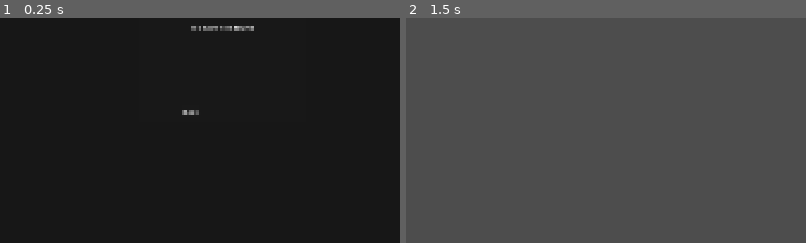
Above: before the commit, frames 1-2 (left to right).
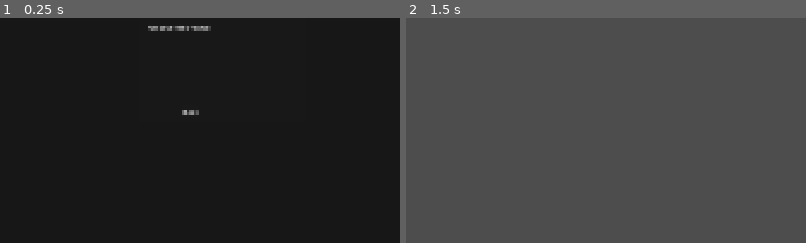
Above: after the commit, the same moments.

Repository: aaronleebrooks/weenieworld
Game: Godot game, scene res://scenes/ui/SaveSelectionMenu.tscn
Two runs of this game, one before a commit and one after it. Both use one fixed random seed, a clock stepped at 60 frames per second and the inputs below. This scene is started directly instead of the project's main scene.
Inputs:
- Up to frame 1 (0.25 s): no input
- Up to frame 2 (1.5 s): tap Enter at 0.5 s; click "Back" at 1.25 s
The pictures show only the part of the screen within x 22-72%, y 41-91%; the shares and areas given below are measured in that part.

The runs differ from the first frame. In frame 1, 0.5% of the frame differs, in the area x 37-64%, y 3-6%; in frame 2, nothing differs.

Commit message:
Add delete save functionality with confirmation dialog - No as primary action

Diff:
--- /dev/null
+++ b/scenes/ui/ConfirmationDialog.gd
@@ -0,0 +1,32 @@
+extends Control
+
+@onready var no_button = $DialogPanel/ButtonContainer/NoButton
+@onready var yes_button = $DialogPanel/ButtonContainer/YesButton
+
+signal confirmed()
+signal cancelled()
+
+var save_info: Dictionary
+
+func _ready():
+	no_button.pressed.connect(_on_no_pressed)
+	yes_button.pressed.connect(_on_yes_pressed)
+
+	# Set focus to No button (primary action)
+	no_button.grab_focus()
+
+func setup(save_data: Dictionary):
+	save_info = save_data
+
+func _on_no_pressed():
+	emit_signal("cancelled")
+	queue_free()
+
+func _on_yes_pressed():
+	emit_signal("confirmed")
+	queue_free()
+
+func _input(event):
+	# Handle escape key to cancel
+	if event.is_action_pressed("ui_cancel"):
+		_on_no_pressed()
--- /dev/null
+++ b/scenes/ui/ConfirmationDialog.tscn
@@ -0,0 +1,79 @@
+[gd_scene load_steps=2 format=3 uid="uid://exvn8yqxqxqx"]
+
+[ext_resource type="Script" path="res://scenes/ui/ConfirmationDialog.gd" id="1_0x0x0"]
+
+[node name="ConfirmationDialog" type="Control"]
+layout_mode = 3
+anchors_preset = 15
+anchor_right = 1.0
+anchor_bottom = 1.0
+script = ExtResource("1_0x0x0")
+
+[node name="Background" type="ColorRect" parent="."]
+layout_mode = 1
+anchors_preset = 15
+anchor_right = 1.0
+anchor_bottom = 1.0
+color = Color(0, 0, 0, 0.8)
+
+[node name="DialogPanel" type="Panel" parent="."]
+layout_mode = 1
+anchors_preset = 8
+anchor_left = 0.5
+anchor_top = 0.5
+anchor_right = 0.5
+anchor_bottom = 0.5
+offset_left = -150.0
+offset_top = -100.0
+offset_right = 150.0
+offset_bottom = 100.0
+
+[node name="Title" type="Label" parent="DialogPanel"]
+layout_mode = 1
+anchors_preset = 5
+anchor_left = 0.5
+anchor_right = 0.5
+offset_left = -50.0
+offset_top = 20.0
+offset_right = 50.0
+offset_bottom = 50.0
+text = "Delete Save?"
+horizontal_alignment = 1
+
+[node name="Message" type="Label" parent="DialogPanel"]
+layout_mode = 1
+anchors_preset = 8
+anchor_left = 0.5
+anchor_top = 0.5
+anchor_right = 0.5
+anchor_bottom = 0.5
+offset_left = -100.0
+offset_top = -20.0
+offset_right = 100.0
+offset_bottom = 20.0
+text = "Are you sure you want to delete this save file? This action cannot be undone."
+horizontal_alignment = 1
+vertical_alignment = 1
+autowrap_mode = 2
+
+[node name="ButtonContainer" type="HBoxContainer" parent="DialogPanel"]
+layout_mode = 1
+anchors_preset = 7
+anchor_left = 0.5
+anchor_top = 1.0
+anchor_right = 0.5
+anchor_bottom = 1.0
+offset_left = -120.0
+offset_top = -40.0
+offset_right = 120.0
+offset_bottom = -10.0
+
+[node name="NoButton" type="Button" parent="DialogPanel/ButtonContainer"]
+layout_mode = 2
+size_flags_horizontal = 3
+text = "No"
+
+[node name="YesButton" type="Button" parent="DialogPanel/ButtonContainer"]
+layout_mode = 2
+size_flags_horizontal = 3
+text = "Yes"
--- a/scenes/ui/SaveSelectionMenu.gd
+++ b/scenes/ui/SaveSelectionMenu.gd
@@ -1,19 +1,21 @@
 extends Control
 
-@onready var save_list = $MenuPanel/SaveList
-@onready var no_saves_label = $MenuPanel/SaveList/NoSavesLabel
+@onready var save_list = $MenuPanel/SaveList/SaveListContainer
+@onready var no_saves_label = $MenuPanel/SaveList/SaveListContainer/NoSavesLabel
 @onready var back_button = $MenuPanel/ButtonContainer/BackButton
 
 var save_buttons = []
+var save_containers = []
 
 func _ready():
 	back_button.pressed.connect(_on_back_button_pressed)
 	populate_save_list()
 
 func populate_save_list():
-	# Clear existing save buttons
-	for button in save_buttons:
-		button.queue_free()
+	# Clear existing save containers
+	for container in save_containers:
+		container.queue_free()
+	save_containers.clear()
 	save_buttons.clear()
 
 	# Get available save files
@@ -25,14 +27,28 @@
 
 	no_saves_label.visible = false
 
-	# Create buttons for each save file
+	# Create containers for each save file
 	for save_info in save_files:
-		var save_button = Button.new()
-		save_button.text = save_info["name"] + "\n" + save_info["time"]
-		save_button.custom_minimum_size = Vector2(0, 60)
-		save_button.pressed.connect(_on_save_selected.bind(save_info))
-		save_list.add_child(save_button)
-		save_buttons.append(save_button)
+		var save_container = HBoxContainer.new()
+		save_container.custom_minimum_size = Vector2(0, 60)
+
+		# Create load button
+		var load_button = Button.new()
+		load_button.text = save_info["name"] + "\n" + save_info["time"]
+		load_button.size_flags_horizontal = Control.SIZE_EXPAND_FILL
+		load_button.pressed.connect(_on_save_selected.bind(save_info))
+		save_container.add_child(load_button)
+		save_buttons.append(load_button)
+
+		# Create delete button
+		var delete_button = Button.new()
+		delete_button.text = "X"
+		delete_button.custom_minimum_size = Vector2(40, 0)
+		delete_button.pressed.connect(_on_delete_save_pressed.bind(save_info))
+		save_container.add_child(delete_button)
+
+		save_list.add_child(save_container)
+		save_containers.append(save_container)
 
 func _on_save_selected(save_info: Dictionary):
 	print("Loading save: ", save_info["name"])
@@ -45,5 +61,28 @@
 	queue_free()
 	get_node("/root/GameManager").change_scene(game_manager.GAME_SCENE)
 
+func _on_delete_save_pressed(save_info: Dictionary):
+	show_delete_confirmation(save_info)
+
+func show_delete_confirmation(save_info: Dictionary):
+	var dialog_scene = preload("res://scenes/ui/ConfirmationDialog.tscn")
+	var dialog = dialog_scene.instantiate()
+	dialog.setup(save_info)
+	dialog.confirmed.connect(_on_delete_confirmed.bind(save_info))
+	dialog.cancelled.connect(_on_delete_cancelled)
+	add_child(dialog)
+
+func _on_delete_confirmed(save_info: Dictionary):
+	print("Deleting save: ", save_info["name"])
+	var success = get_node("/root/SaveSystem").delete_save_file(save_info)
+	if success:
+		print("Save deleted successfully!")
+		populate_save_list()  # Refresh the list
+	else:
+		print("Failed to delete save!")
+
+func _on_delete_cancelled():
+	print("Delete cancelled")
+
 func _on_back_button_pressed():
 	queue_free()
--- a/scenes/ui/SaveSelectionMenu.tscn
+++ b/scenes/ui/SaveSelectionMenu.tscn
@@ -40,7 +40,7 @@
 text = "Load Game"
 horizontal_alignment = 1
 
-[node name="SaveList" type="VBoxContainer" parent="MenuPanel"]
+[node name="SaveList" type="ScrollContainer" parent="MenuPanel"]
 layout_mode = 1
 anchors_preset = 15
 anchor_right = 1.0
@@ -50,7 +50,10 @@
 offset_right = -20.0
 offset_bottom = -60.0
 
-[node name="NoSavesLabel" type="Label" parent="MenuPanel/SaveList"]
+[node name="SaveListContainer" type="VBoxContainer" parent="MenuPanel/SaveList"]
+layout_mode = 2
+
+[node name="NoSavesLabel" type="Label" parent="MenuPanel/SaveList/SaveListContainer"]
 layout_mode = 2
 text = "No save files found"
 horizontal_alignment = 1
--- a/scripts/autoload/SaveSystem.gd
+++ b/scripts/autoload/SaveSystem.gd
@@ -218,3 +218,20 @@
 	file.close()
 
 	return true
+
+# Delete a specific save file
+func delete_save_file(save_info: Dictionary) -> bool:
+	if not save_info.has("path"):
+		return false
+
+	var file_path = save_info["path"]
+	if not FileAccess.file_exists(file_path):
+		return false
+
+	var dir = DirAccess.open("user://")
+	if dir == null:
+		return false
+
+	# Extract filename from path
+	var filename = file_path.get_file()
+	return dir.remove("saves/" + filename)
Not shown, added: scenes/ui/ConfirmationDialog.gd.uid
Not shown, added: scenes/ui/SaveSelectionMenu.gd.uid
